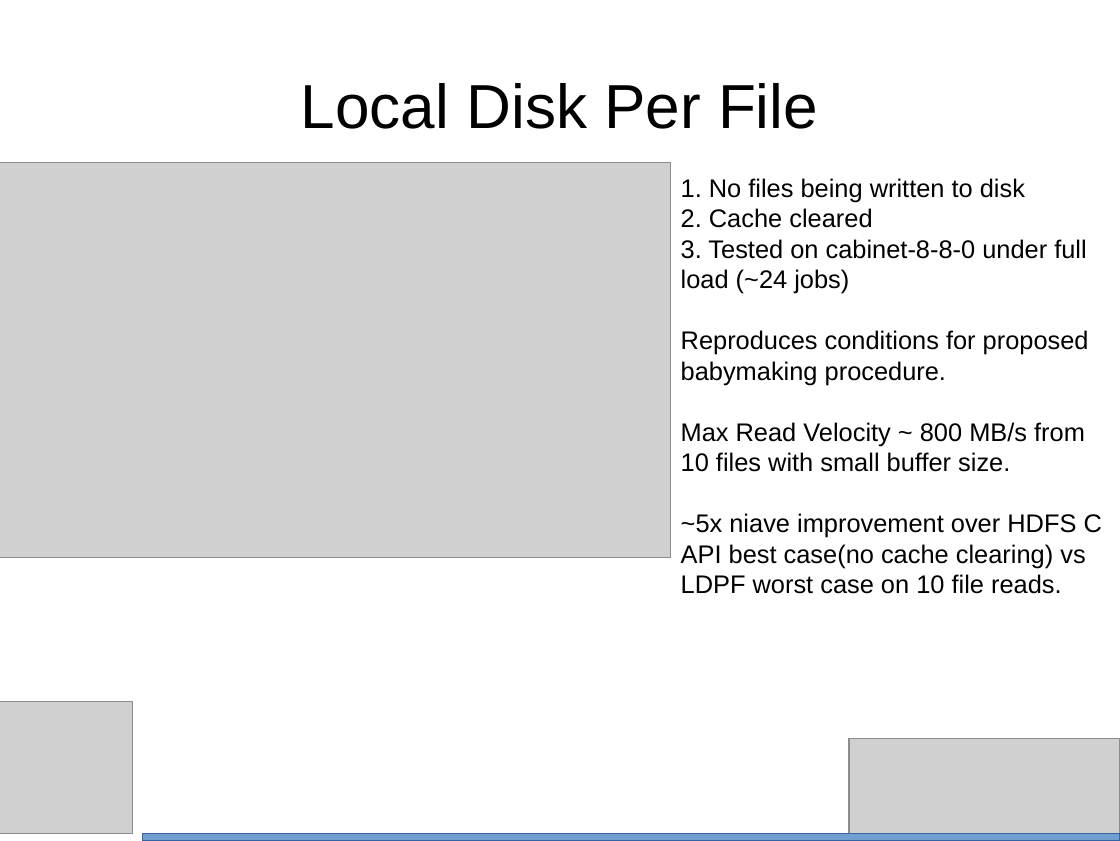
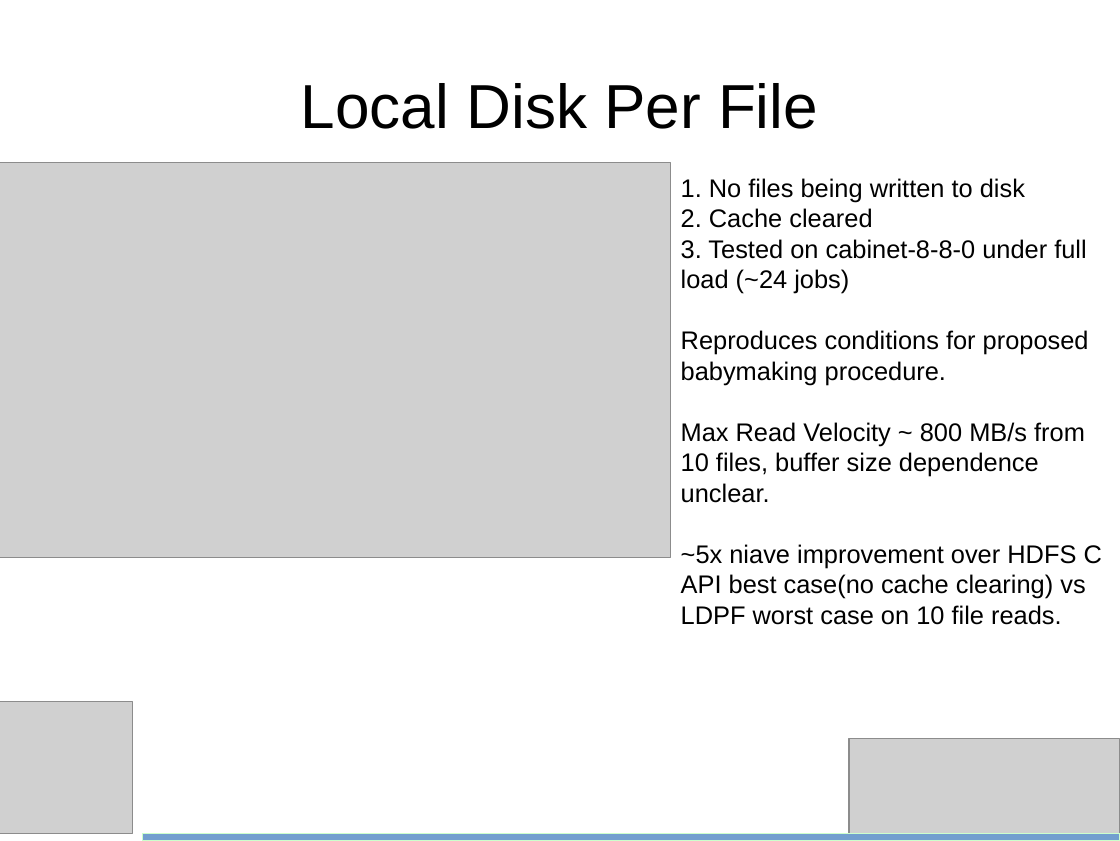
Before and after one commit to bth5032/CMS, a slide deck: slide 15 of Summer_2015/IOHeavyCI/Results/Powerpoint/performance.odp (slide 14 before the commit). Drawn at 1120x841 pixels with LibreOffice and Linux fonts; fonts in the diff are those of the drawing; grey boxes stand for pictures. Boxes give left, top, right and bottom in pixels: in the first picture for what was removed or moved away, otherwise in the second. Text is boxed around its words. In the diff, an @@ line names an element or a change of style, - is before the commit and + after.

```diff
--- a/Summer_2015/IOHeavyCI/Results/Powerpoint/performance.odp
+++ b/Summer_2015/IOHeavyCI/Results/Powerpoint/performance.odp
@@ text at (x1=681, y1=422, x2=1085, y2=503): text changed @@
-Max Read Velocity ~ 800 MB/s from 10 files with small buffer size.
+Max Read Velocity ~ 800 MB/s from 10 files, buffer size dependence unclear.
@@ rectangle at (x1=142, y1=833, x2=1120, y2=841): outline #3465A4 0 pt to #CCFFCC 0 pt @@
```
Also in this commit, not shown: 15 other slides changed, 1 slide added, 7 other files.
